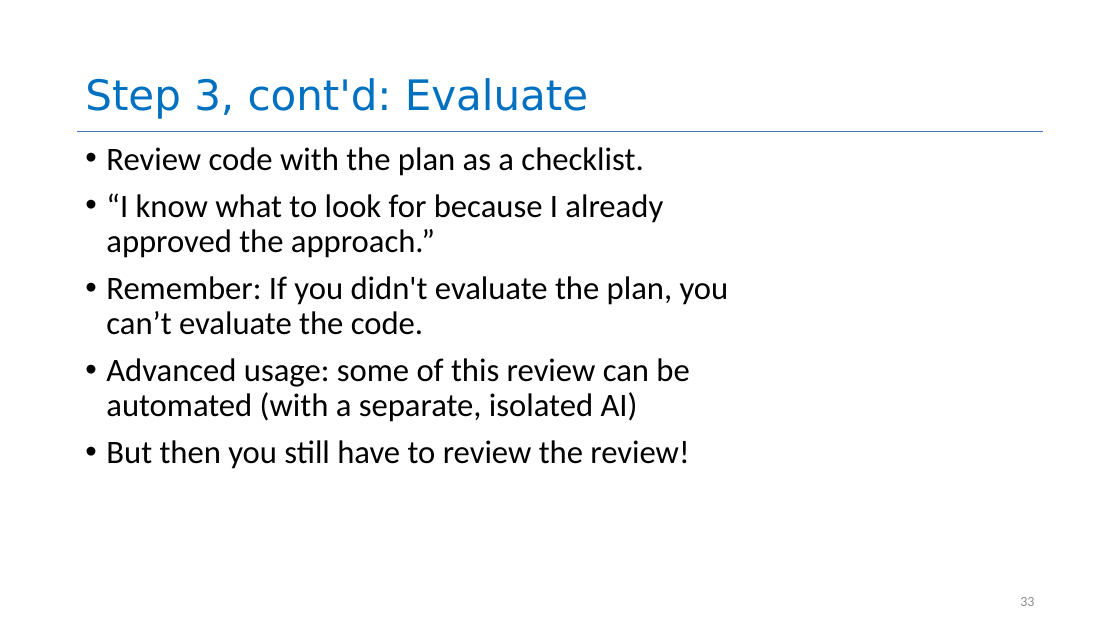
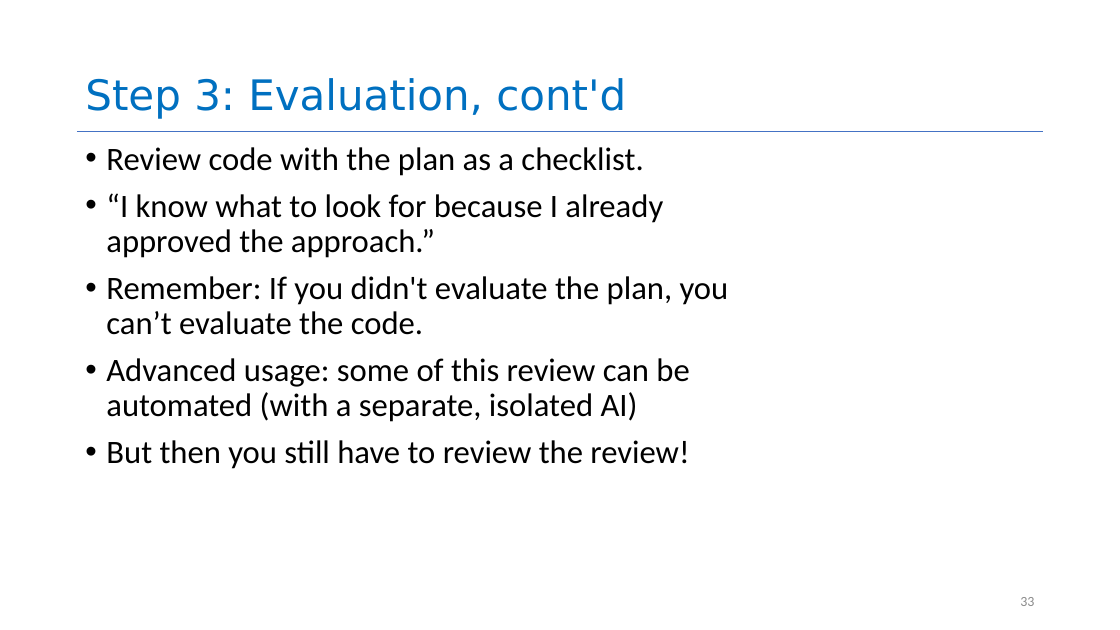
Before and after one commit to neu-se/CS4530-Spring-2026, a slide deck: slide 33 of Slides/Module 16 Using AI Agents.pptx. Drawn at 1120x630 pixels with LibreOffice and Linux fonts; fonts in the diff are those of the drawing. Boxes give left, top, right and bottom in pixels: in the first picture for what was removed or moved away, otherwise in the second. Text is boxed around its words. In the diff, an @@ line names an element or a change of style, - is before the commit and + after.

```diff
--- a/Slides/Module 16 Using AI Agents.pptx
+++ b/Slides/Module 16 Using AI Agents.pptx
@@ title at (x1=85, y1=78, x2=626, y2=119): text changed @@
-Step 3, cont'd: Evaluate
+Step 3: Evaluation, cont'd
```
Also in this commit, not shown: 2 other slides changed, 1 slide added, 1 other file.
